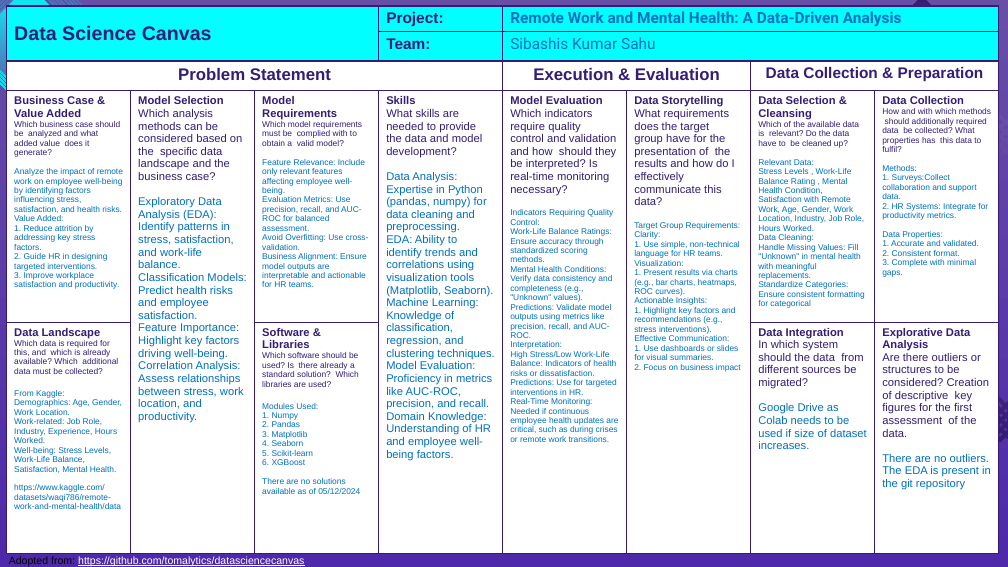
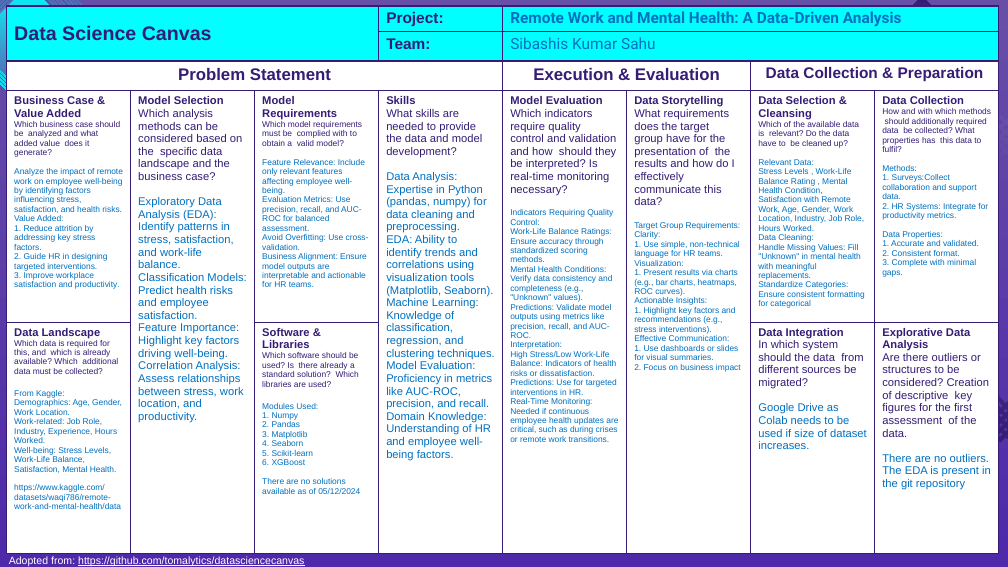
Before and after one commit to sibashisks/DataDrivenAnalysis_For_RemoteWork_And_MentalHealth, a slide deck: slide 2 of Remote Work and Mental Health - A Data-Driven Analysis.pptx. Drawn at 1008x567 pixels with LibreOffice and Linux fonts; fonts in the diff are those of the drawing. Boxes give left, top, right and bottom in pixels: in the first picture for what was removed or moved away, otherwise in the second. Text is boxed around its words. In the diff, an @@ line names an element or a change of style, - is before the commit and + after.

Commit message:
Update 15

```diff
--- a/Remote Work and Mental Health - A Data-Driven Analysis.pptx
+++ b/Remote Work and Mental Health - A Data-Driven Analysis.pptx
@@ text "Adopted from: https://github.com/tomalytics/datasciencecanva ..." at [9, 556, 304, 566]: text colour #000000 to #FFFFFF in "Adopted from:" @@
```
